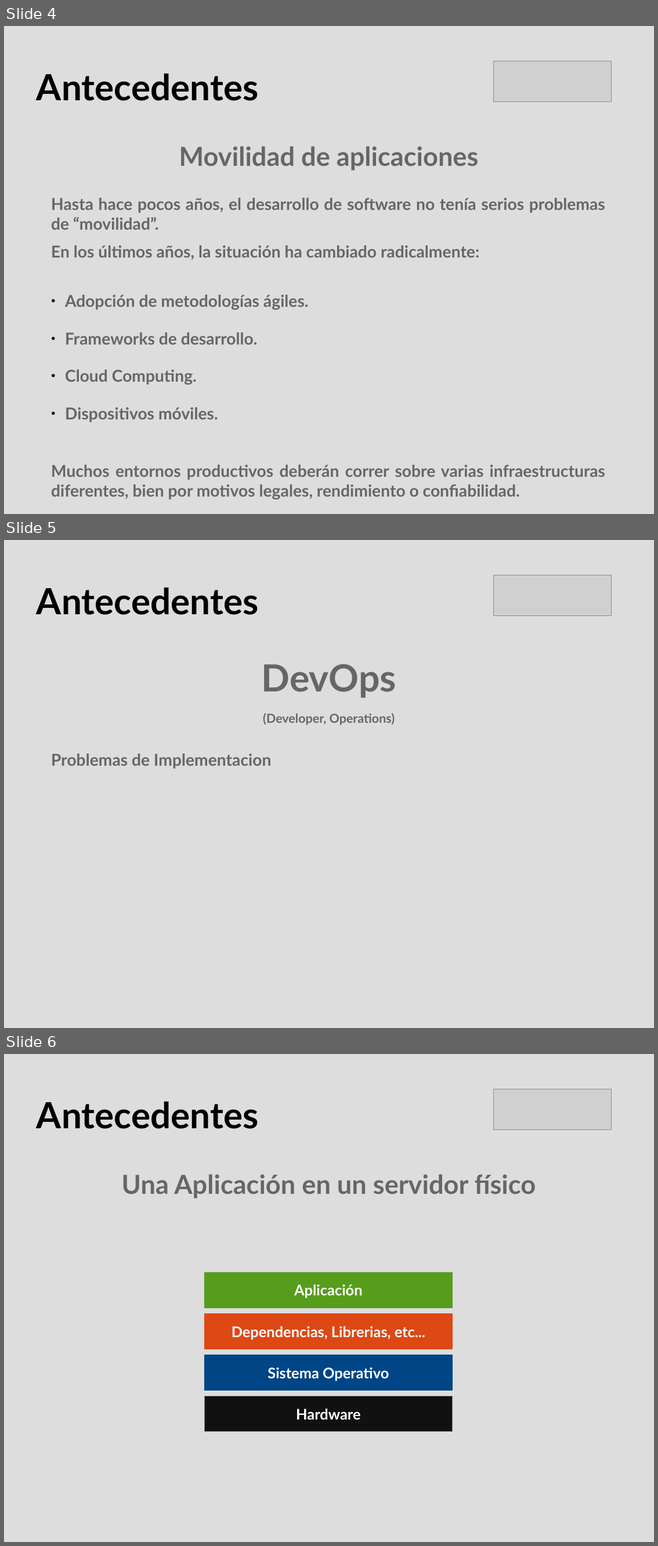
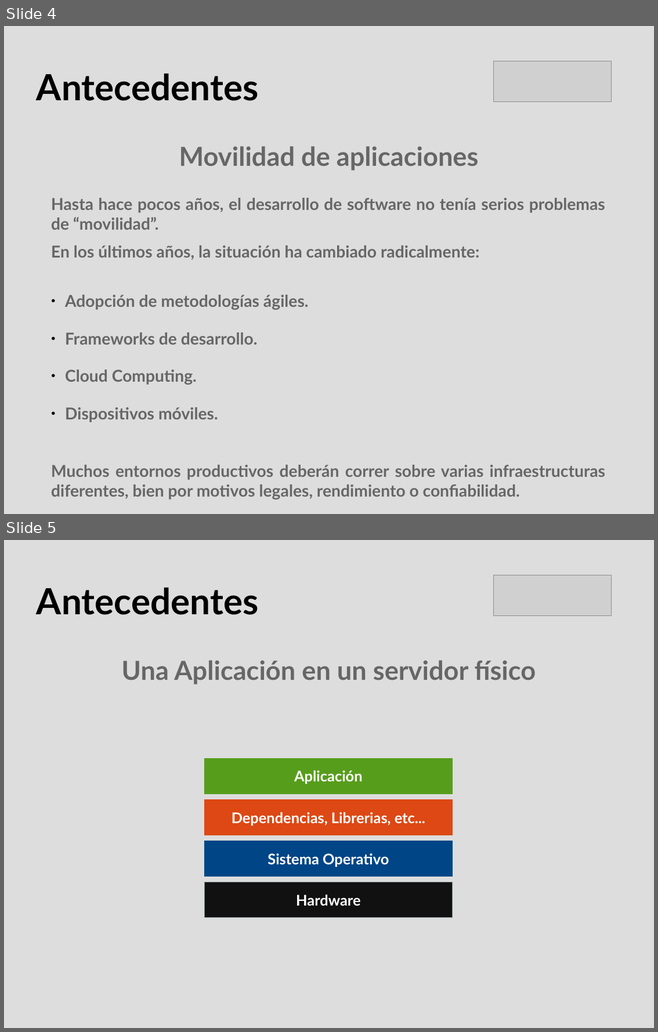
Before and after one commit to hdortiz/docker_rocc2015, a slide deck: presentacion.odp. Shown one above the other, each under a label of ours: slides 4, 5 and 6 before the commit, slides 4 and 5 after it. The pictures are 658x1546 and 658x1032 pixels, drawn with LibreOffice and Linux fonts; fonts in the diff are those of the drawing; grey boxes stand for pictures. Boxes give left, top, right and bottom in pixels: in the first picture for what was removed or moved away, otherwise in the second. Text is boxed around its words. In the diff, an @@ line names an element or a change of style, - is before the commit and + after.

```diff
--- a/presentacion.odp
+++ b/presentacion.odp
@@ slide 5 removed at (4, 540, 654, 1028), background #DDDDDD @@
@@ title removed at (36, 588, 259, 615) @@
-Antecedentes
@@ picture removed at (494, 575, 611, 616) @@
@@ text removed at (262, 664, 396, 725) @@
-DevOps
-(Developer, Operations)
@@ text removed at (51, 753, 271, 769) @@
-Problemas de Implementacion
@@ what was slide 6 is now slide 5 @@
```
Also in this commit, not shown: 5 slides changed, 2 slides added.
